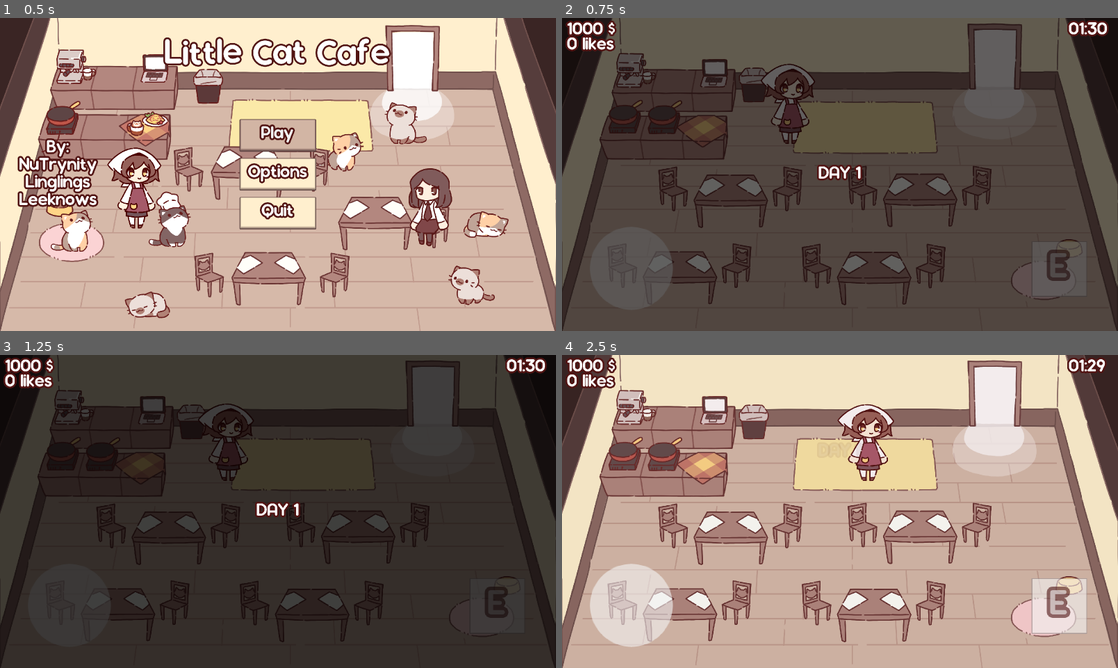
Above: before the commit, frames 1-4 (two rows, left to right).
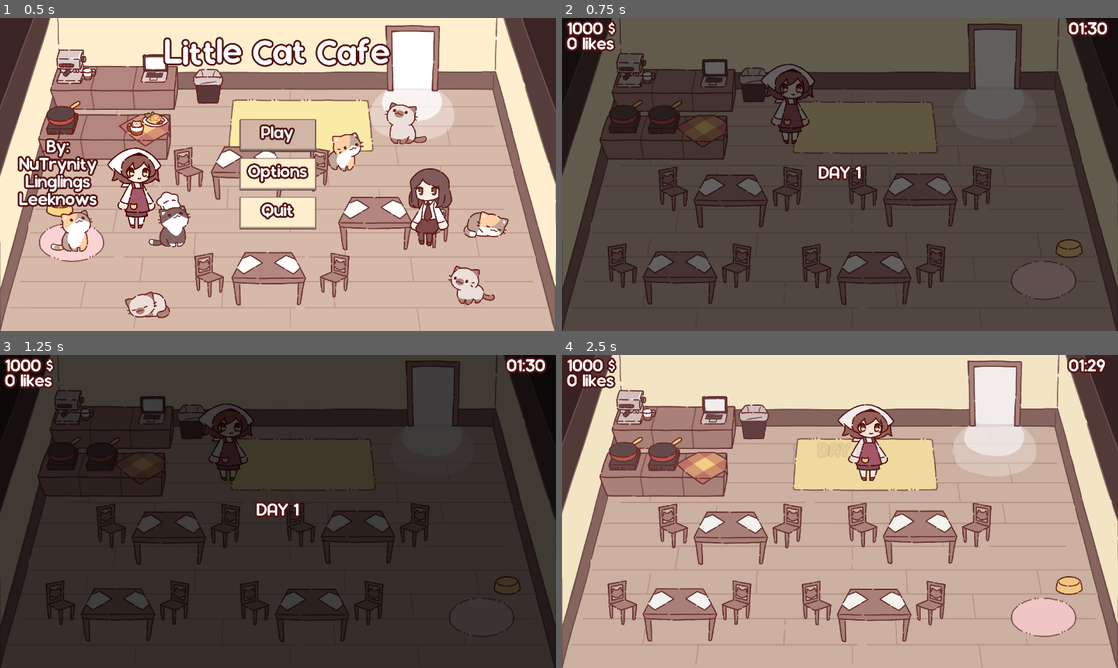
Above: after the commit, the same moments.

Repository: NuTrynity/Little-Cat-Cafe
Game: Godot game, scene res://Nodes/UI/main_menu.tscn
The game is run twice, just before and just after one commit, with the same random seed, the same clock (stepped at 60 frames per second) and the same inputs.
Inputs (mouse positions are in pixels of both pictures, inside the frame that each line leads up to):
- Up to frame 1 (0.5 s): no input
- Up to frame 2 (0.75 s): click "Play" at 0.5 s
- Up to frame 3 (1.25 s): no input
- Up to frame 4 (2.5 s): move the mouse to (962, 495) at 1.27 s; hold Right (move_right) 1.28-2 s; hold E (interact) 1.28-2 s; click (962, 495) at 1.42 s; drag from (728, 527) to (995, 426) at 2.02 s

Frame 1 is identical in both runs. In frame 2, 1.3% of the frame differs, in the area x 5-95%, y 68-93%; in frame 3, 0.4%; in frame 4, 4.7%, in the area x 5-95%, y 66-94%.

Commit message:
added dynamic difficulty timer and fixed some bugs

Diff:
--- a/Nodes/CharacterNodes/player.tscn
+++ b/Nodes/CharacterNodes/player.tscn
@@ -28,5 +28,6 @@
 debug_color = Color(1, 1, 1, 0.419608)
 
 [node name="JoyStick" parent="." instance=ExtResource("5_48k8c")]
+visible = false
 
 [connection signal="use_move_vector" from="JoyStick" to="." method="_on_joy_stick_use_move_vector"]
--- a/Nodes/ObjectNodes/door.tscn
+++ b/Nodes/ObjectNodes/door.tscn
@@ -1,8 +1,9 @@
-[gd_scene load_steps=5 format=3 uid="uid://b2soaa4584xu4"]
+[gd_scene load_steps=6 format=3 uid="uid://b2soaa4584xu4"]
 
 [ext_resource type="Script" path="res://Scripts/ObjectScripts/door.gd" id="1_2vq63"]
 [ext_resource type="Texture2D" uid="uid://clsp4j0aam4jb" path="res://Sprites/door.png" id="2_fyar6"]
 [ext_resource type="Resource" uid="uid://dmv8t52t4ridt" path="res://CustomResources/TableManager.tres" id="2_tesch"]
+[ext_resource type="Resource" uid="uid://d0ojrka58d027" path="res://CustomResources/GameManager.tres" id="3_vimdd"]
 
 [sub_resource type="RectangleShape2D" id="RectangleShape2D_85k4p"]
 size = Vector2(178, 144)
@@ -10,6 +11,9 @@
 [node name="Door" type="Node2D"]
 script = ExtResource("1_2vq63")
 table_manager = ExtResource("2_tesch")
+game_manager = ExtResource("3_vimdd")
+min_time = 5.0
+max_time = 10.0
 
 [node name="DoorSprite" type="Sprite2D" parent="."]
 texture = ExtResource("2_fyar6")
--- a/Scripts/ObjectScripts/door.gd
+++ b/Scripts/ObjectScripts/door.gd
@@ -1,8 +1,13 @@
 extends Node2D
 
 @export var table_manager : TableManager
+@export var game_manager : GameManager
+
+@export var min_time : float
+@export var max_time : float
 
 @onready var npc_spawn_timer = Timer.new()
+@onready var difficulty_timer = Timer.new()
 @onready var randomizer = RandomNumberGenerator.new()
 
 var npc = preload("res://Nodes/CharacterNodes/npc.tscn")
@@ -13,14 +18,28 @@
 	npc_spawn_timer.start()
 
 func randomize_spawn():
-	npc_spawn_time = randomizer.randf_range(3, 10)
+	npc_spawn_time = randomizer.randf_range(min_time, max_time)
 	npc_spawn_timer.wait_time = npc_spawn_time
+
+func decreases_randomizer():
+	if min_time >= 1:
+		min_time -= 0.1
+		max_time -= 0.1
+		print("min_time: ", min_time, "max_time", max_time)
+	else:
+		difficulty_timer.stop()
 
 func setup_timer():
 	add_child(npc_spawn_timer)
 	npc_spawn_timer.one_shot = false
 	randomize_spawn()
 	npc_spawn_timer.connect("timeout", _on_timer_end)
+
+	add_child(difficulty_timer)
+	difficulty_timer.one_shot = false
+	difficulty_timer.wait_time = 5
+	difficulty_timer.connect("timeout", decreases_randomizer)
+	difficulty_timer.start()
 
 func _on_timer_end():
 	spawn_customer()
@@ -32,7 +51,6 @@
 		table_manager.chair_num = 1
 		table_manager.table_num += 1
 		if table_manager.table_num > 4:
-#			npc_spawn_timer.stop()
 			table_manager.table_num = 1
 
 func spawn_customer():
--- a/Scripts/UIScripts/pc-cheats.gd
+++ b/Scripts/UIScripts/pc-cheats.gd
@@ -13,8 +13,6 @@
 var click = load("res://Assets/SFX/click_sfx.ogg")
 
 func _ready():
-	input.grab_focus()
-	#chef_cat.item_bought.connect(_chef_bought)
 	terminal.item_bought.connect(_terminal_bought)
 
 func _process(_delta):
@@ -22,10 +20,6 @@
 
 func _terminal_bought():
 	$HomeScreen/Apps/Terminal.show()
-
-#func _chef_bought():
-#	GlobalScript.shop[0]["buyed"] = true
-#	GlobalScript.shop[0]["owned"] += 1
 
 func _on_line_edit_text_submitted(new_text):
 	line_text = new_text
Not shown: 5 places in Assets/Theme/main_menu.tres that only renumber resources
